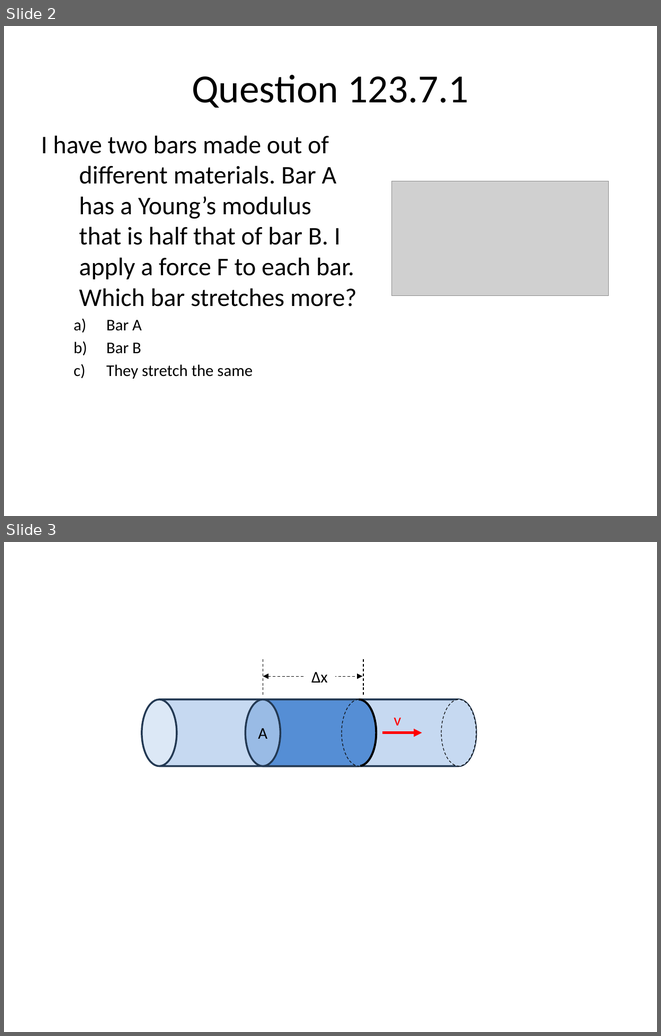
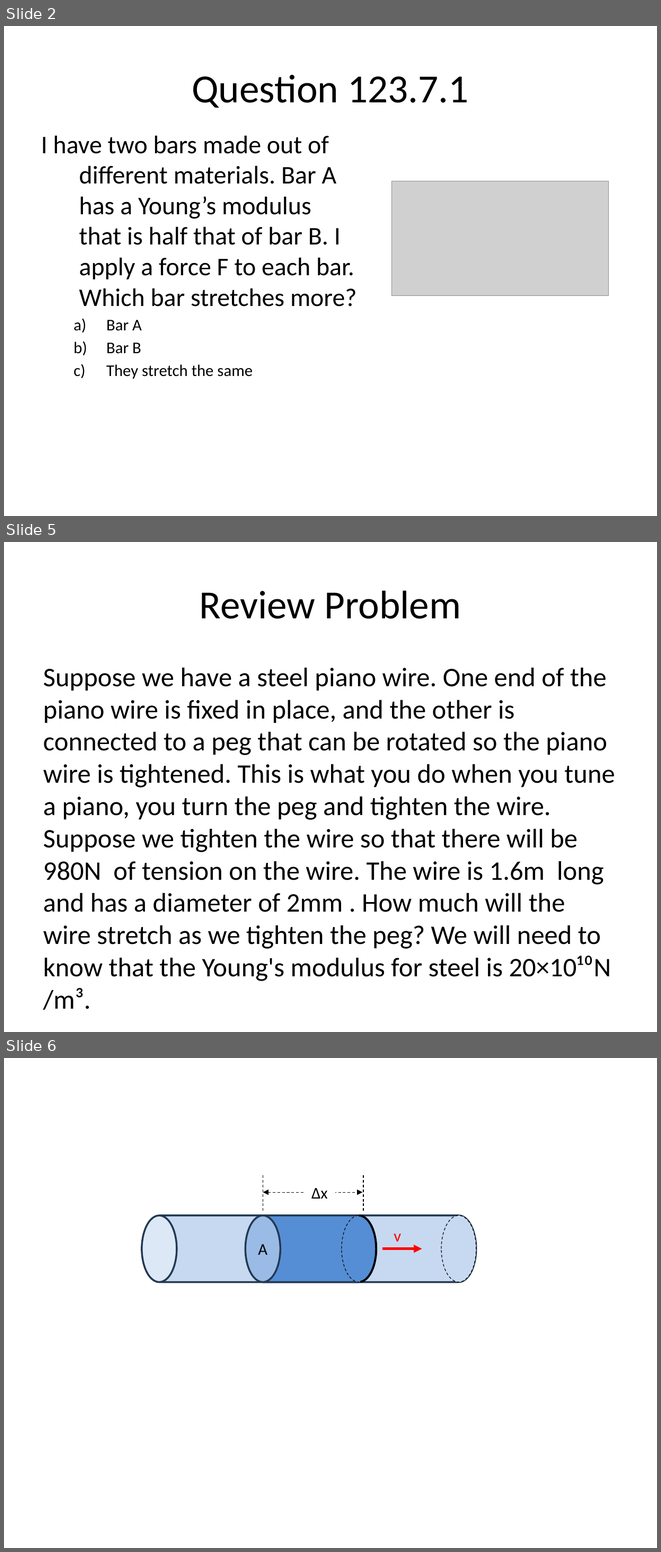
Before and after one commit to rtlines/Introductory-Physics-II, a slide deck: Lecture_Slides/PH 123 Lecture 08.pptx. Shown one above the other, each under a label of ours: slides 2 and 3 before the commit, slides 2, 5 and 6 after it; the slides between them are not shown. The pictures are 661x1036 and 661x1552 pixels, drawn with LibreOffice and Linux fonts; fonts in the diff are those of the drawing; grey boxes stand for pictures. Boxes give left, top, right and bottom in pixels: in the first picture for what was removed or moved away, otherwise in the second. Text is boxed around its words. In the diff, an @@ line names an element or a change of style, - is before the commit and + after.

```diff
--- a/Lecture_Slides/PH 123 Lecture 08.pptx
+++ b/Lecture_Slides/PH 123 Lecture 08.pptx
@@ slide 5 added at bbox=[4, 542, 657, 1032], background #FFFFFF @@
@@ title added at bbox=[200, 590, 461, 619], 44 pt, text #000000 @@
+Review Problem
@@ text added at bbox=[43, 668, 615, 981], 29.6 pt, text #000000 @@
+Suppose we have a steel piano wire. One end of the piano wire is fixed in place, and the other is connected to a peg that can be rotated so the piano wire is tightened. This is what you do when you tune a piano, you turn the peg and tighten the wire. Suppose we tighten the wire so that there will be 980N of tension on the wire. The wire is 1.6m long and has a diameter of 2mm . How much will the wire stretch as we tighten the peg? We will need to know that the Young's modulus for steel is 20×10¹⁰N /m³.
@@ what was slide 3 is now slide 6 @@
```
Also in this commit, not shown: 2 other slides added, 10 other files.
